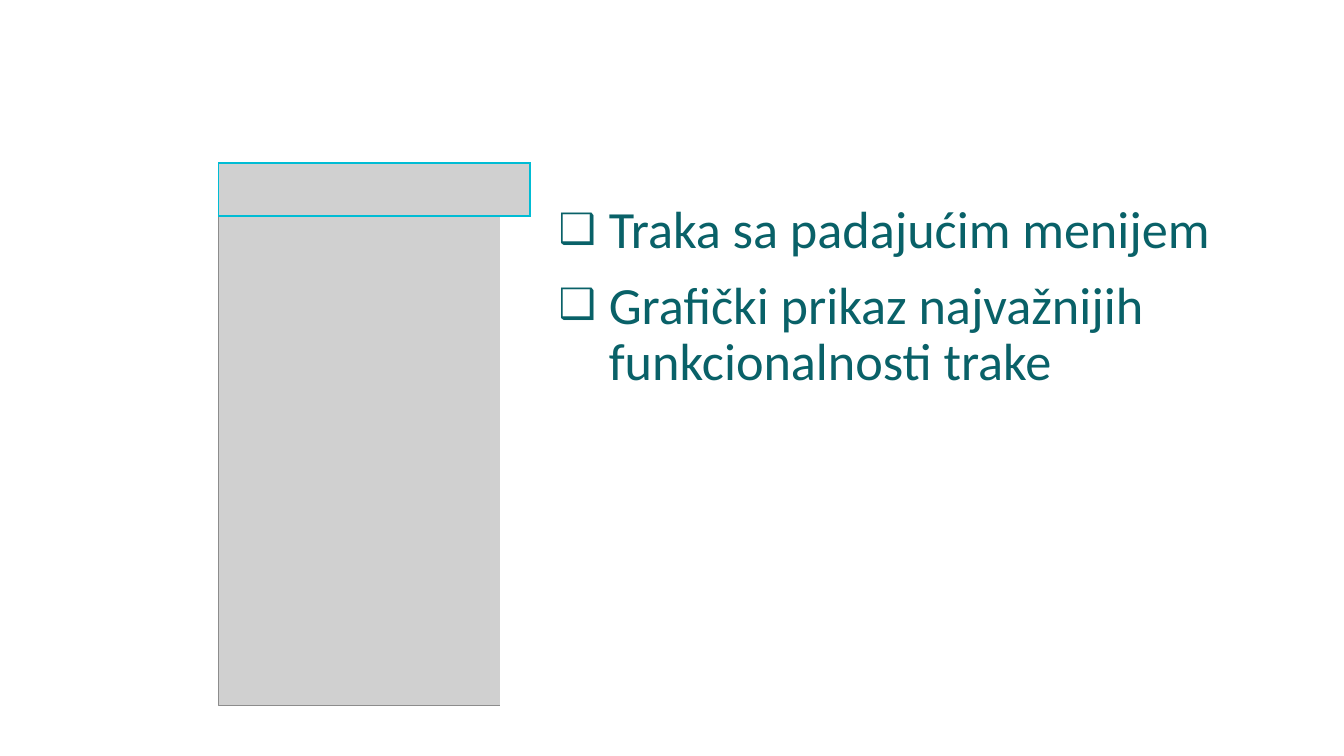
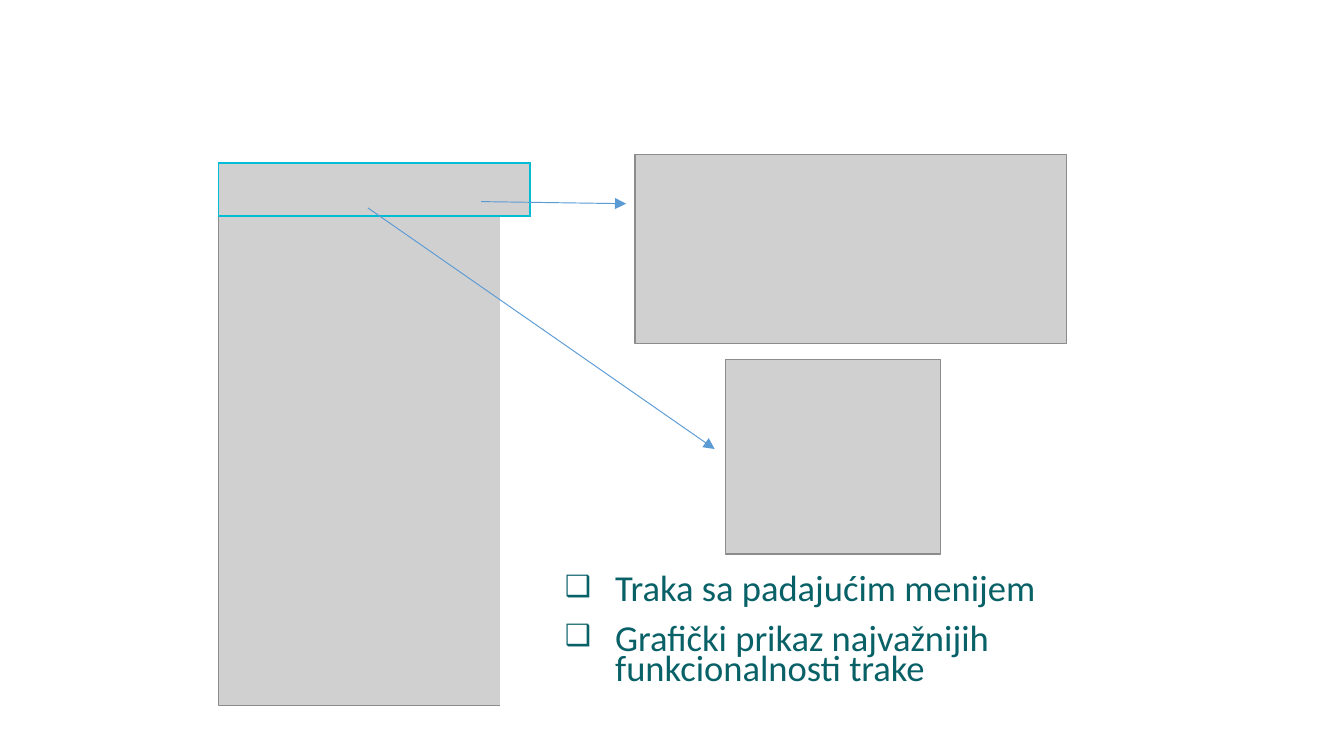
Before and after one commit to stojans/diplomski, a slide deck: slide 9 of Stefan_Stojanovic_Bsc_ppt.pptx. Drawn at 1344x756 pixels with LibreOffice and Linux fonts; fonts in the diff are those of the drawing; grey boxes stand for pictures; background and template pictures are left out. Boxes give left, top, right and bottom in pixels: in the first picture for what was removed or moved away, otherwise in the second. Text is boxed around its words. In the diff, an @@ line names an element or a change of style, - is before the commit and + after.

```diff
--- a/Stefan_Stojanovic_Bsc_ppt.pptx
+++ b/Stefan_Stojanovic_Bsc_ppt.pptx
@@ picture added at (x1=634, y1=155, x2=1066, y2=343) @@
@@ arrow added from (368, 208) to (715, 449), #5B9BD5 0.5 pt @@
@@ arrow added from (481, 202) to (626, 204), #5B9BD5 0.5 pt @@
@@ picture added at (x1=726, y1=360, x2=941, y2=555) @@
@@ text "Traka sa padajućim menijem" moved from (x1=609, y1=211, x2=1209, y2=381) to (x1=615, y1=575, x2=1035, y2=682) @@
@@ text "Traka sa padajućim menijem" at (x1=615, y1=575, x2=1035, y2=682): size 28 to 19.6 pt; line spacing 0.9 to 0.7 @@
```
Also in this commit, not shown: 3 other slides changed, 4 slides added.
